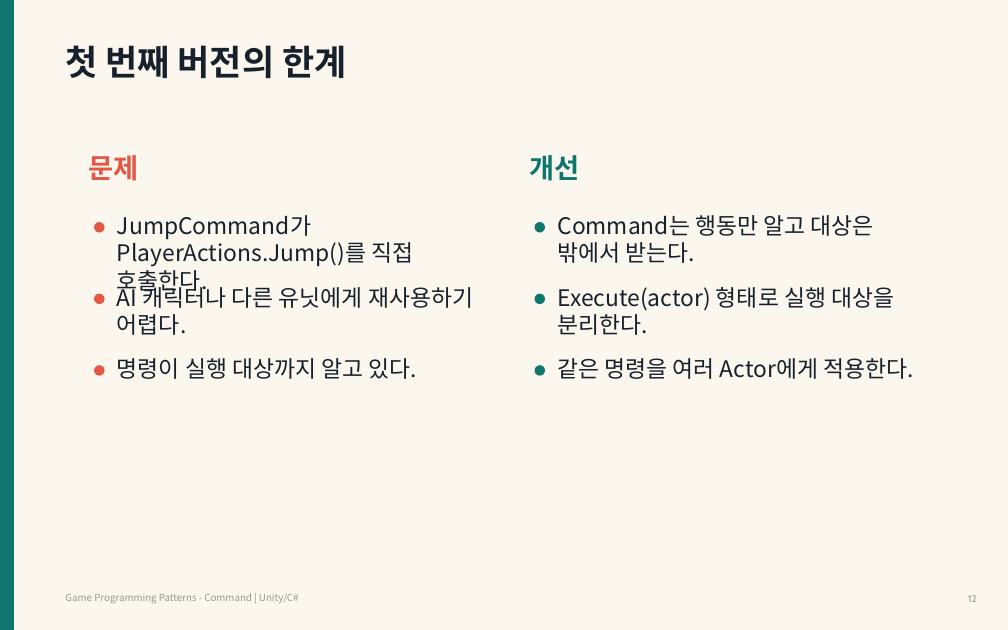
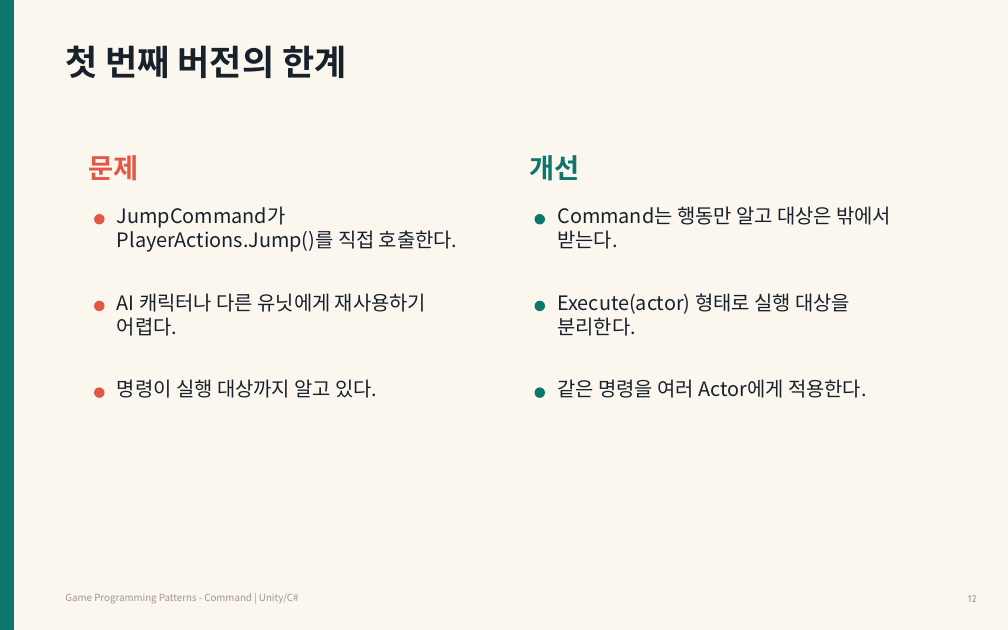
Before and after one commit to Meerkat-GMD/unity-programming-pattern, a slide deck: slide 12 of 강의자료/유니티 프로그래밍 패턴 2차시 - Command Pattern.pptx. Drawn at 1008x630 pixels with LibreOffice and Linux fonts; fonts in the diff are those of the drawing. Boxes give left, top, right and bottom in pixels: in the first picture for what was removed or moved away, otherwise in the second. Text is boxed around its words. In the diff, an @@ line names an element or a change of style, - is before the commit and + after.

Commit message:
Fix text spacing and overlap in Command Pattern PPT

```diff
--- a/강의자료/유니티 프로그래밍 패턴 2차시 - Command Pattern.pptx
+++ b/강의자료/유니티 프로그래밍 패턴 2차시 - Command Pattern.pptx
@@ text "JumpCommand가 PlayerActions.Jump()를 직접 호출한다.": place and size @@
-text "JumpCommand가 PlayerActions.Jump()를 직접 호출한다." at [117,215,414,295]
+text "JumpCommand가 PlayerActions.Jump()를 직접 호출한다." at [117,206,457,252]
@@ text "Command는 행동만 알고 대상은 밖에서 ...": place and size @@
-text "Command는 행동만 알고 대상은 밖에서 ..." at [557,215,874,263]
+text "Command는 행동만 알고 대상은 밖에서 ..." at [557,206,891,249]
@@ ellipse: place and size @@
-ellipse at [95,223,104,232]
+ellipse at [95,215,104,224]
@@ ellipse: place and size @@
-ellipse at [535,223,544,232]
+ellipse at [535,215,544,224]
@@ text "AI 캐릭터나 다른 유닛에게 재사용하기 ...": place and size @@
-text "AI 캐릭터나 다른 유닛에게 재사용하기 ..." at [117,283,473,335]
+text "AI 캐릭터나 다른 유닛에게 재사용하기 ..." at [117,293,426,336]
@@ ellipse: place and size @@
-ellipse at [95,294,104,303]
+ellipse at [95,301,104,310]
@@ ellipse: place and size @@
-ellipse at [535,294,544,303]
+ellipse at [535,301,544,310]
@@ ellipse: place and size @@
-ellipse at [95,366,104,375]
+ellipse at [95,388,104,397]
@@ text "명령이 실행 대상까지 알고 있다.": place and size @@
-text "명령이 실행 대상까지 알고 있다." at [117,358,417,379]
+text "명령이 실행 대상까지 알고 있다." at [117,379,377,398]
@@ ellipse: place and size @@
-ellipse at [535,366,544,375]
+ellipse at [535,388,544,397]
@@ size 16.3 to 14.2 pt in 6 elements at [117,206,457,252], [557,206,891,249], [117,293,426,336], [557,293,850,336], [117,379,377,398], [557,379,866,398] @@
@@ text "같은 명령을 여러 Actor에게 적용한다.": place and size @@
-text "같은 명령을 여러 Actor에게 적용한다." at [557,358,913,379]
+text "같은 명령을 여러 Actor에게 적용한다." at [557,379,866,398]
```
Also in this commit, not shown: 2 other slides changed.
